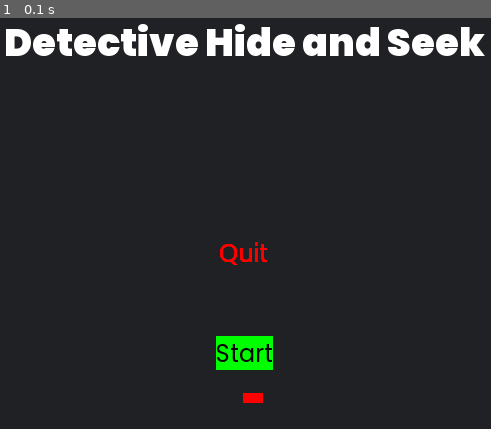
Above: before the commit, frame 1.
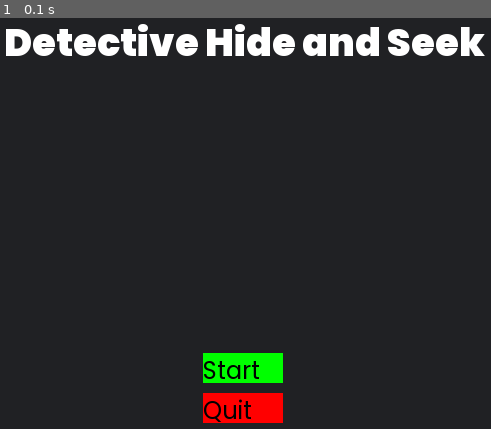
Above: after the commit, the same moment.

Repository: LeoDoesThings/Detective-Hide-and-Seek
Game: pygame game, started from DHS-pygame.py
Same seed, same stepped clock (60 frames per second), same inputs: the game is played once before the commit and once after it.
Inputs:
- Up to frame 1 (0.1 s): no input

The runs differ from the first frame. In frame 1, 2.7% of the frame differs, in the area x 41-58%, y 54-99%.

Commit message:
Fixed start and quit buttons

Diff:
--- a/DHS-pygame.py
+++ b/DHS-pygame.py
@@ -96,8 +96,9 @@
 display_width = 853
 display_height = 480
 screen = pygame.display.set_mode((display_width, display_height))
-# This will be useful for centering and other stuff later on
-screen_rect = screen.get_rect()
+
+center_x = display_width / 2
+center_y = display_height / 2
 
 # Set colours
 background_grey = (32, 33, 36)
@@ -106,6 +107,7 @@
 red = (255, 0, 0)
 red1 = (200, 0, 0)
 green = (0, 255, 0)
+green1 = (0, 200, 0)
 screen.fill(background_grey)
 
 # Import fonts
@@ -127,17 +129,11 @@
     pygame.quit()
     quit()
 
-def center(rendered):
-    return rendered.get_rect(center=screen_rect.center)
+def text_objects(text, font, color):
+    rendered = font.render(text, True, color)
+    return rendered
 
-def text_objects(text, font, color, text_center):
-    rendered = font.render(text, True, color)
-    if text_center == True:
-        return rendered, center(rendered)
-    else:
-        return rendered
-
-def button(msg, x,y, w,h, colour,hovercolour, action=None):
+def button(msg, textcolour, font, x,y, w,h, colour,hovercolour, action=None):
     mouse = pygame.mouse.get_pos()
     click = pygame.mouse.get_pressed()
     if x+w > mouse[0] > x and y+h > mouse[1] > y:
@@ -148,8 +144,8 @@
     else:
         pygame.draw.rect(screen, colour,(x,y,w,h))
 
-    textSurf, textRect = text_objects(msg, Poppins.regular, colour, True)
-    screen.blit(textSurf, textRect)
+    textSurf = text_objects(msg, font, textcolour)
+    screen.blit(textSurf, (x,y))
 
 def event_handler():
     for event in pygame.event.get():
@@ -159,8 +155,8 @@
 class Page:
     def start():
         screen.blit(img.title, img.title.get_rect(center=(display_width/2, 30)))
-        screen.blit(img.start_button, img.start_button.get_rect(center=(display_width/2, 340)))
-        button("Quit", 426,380, 20,10, red,red1, quitgame)
+        button("Start", "black", Poppins.regular, center_x-40,center_y+100, 80,30, green,green1)
+        button("Quit", "black", Poppins.regular, center_x-40,center_y+140, 80,30, red,red1, quitgame)
 
 
 while True:
